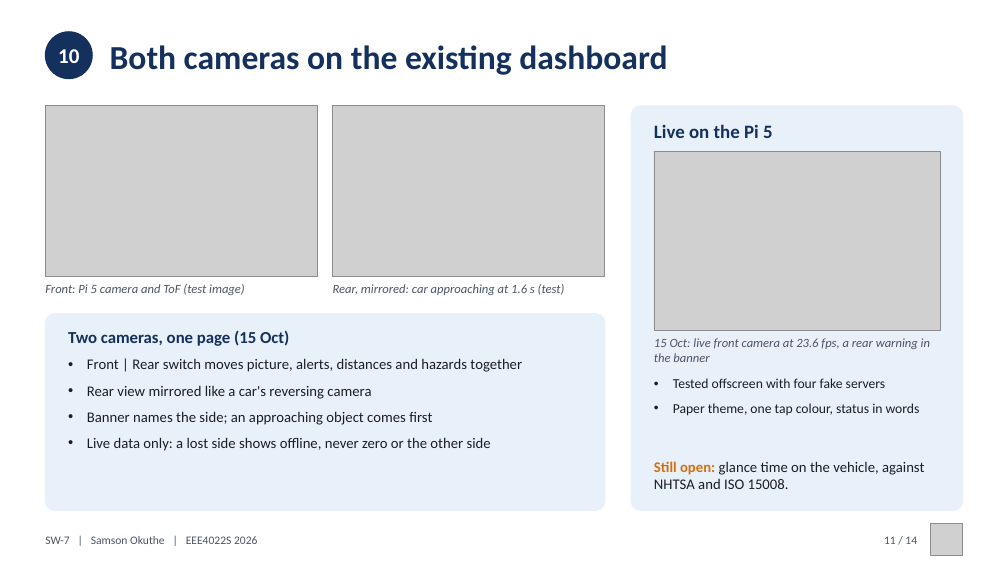
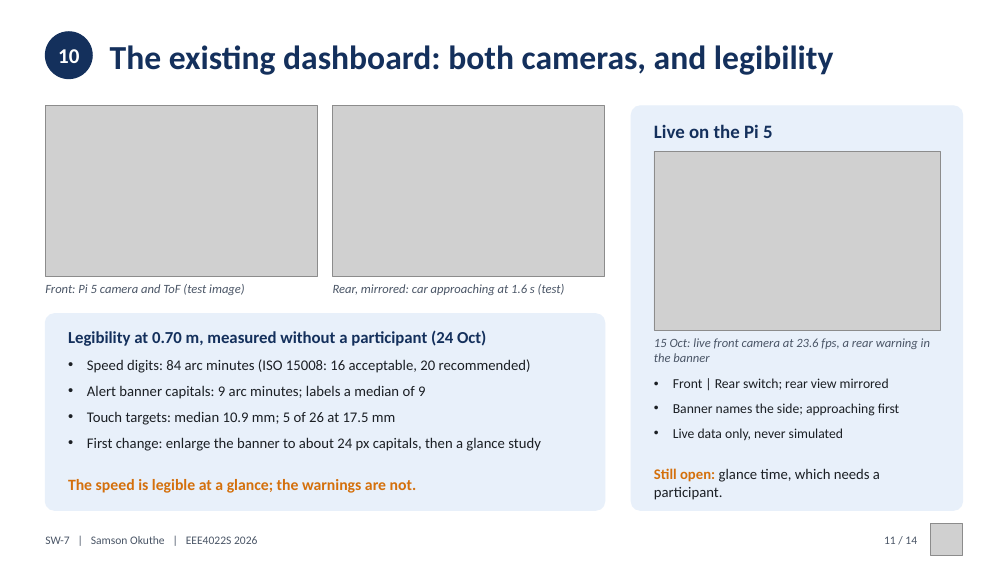
Before and after one commit to 0geder/Tukzie-HPEC-HUD, a slide deck: slide 11 of Presentation/SW7_Final_Presentation.pptx. Drawn at 1008x567 pixels with LibreOffice and Linux fonts; fonts in the diff are those of the drawing; grey boxes stand for pictures. Boxes give left, top, right and bottom in pixels: in the first picture for what was removed or moved away, otherwise in the second. Text is boxed around its words. In the diff, an @@ line names an element or a change of style, - is before the commit and + after.

Commit message:
Presentation: deck and poster updated with the 23 Oct stand runs, mounted calibration, phone GNSS, legibility measurement and the Monday road plan

```diff
--- a/Presentation/SW7_Final_Presentation.pptx
+++ b/Presentation/SW7_Final_Presentation.pptx
@@ text at [110,45,834,75]: text changed @@
-Both cameras on the existing dashboard
+The existing dashboard: both cameras, and legibility
@@ text at [68,330,486,346]: text changed @@
-Two cameras, one page (15 Oct)
+Legibility at 0.70 m, measured without a participant (24 Oct)
@@ text at [87,359,541,451]: text changed @@
-• Front | Rear switch moves picture, alerts, distances and hazards together
-• Rear view mirrored like a car's reversing camera
-• Banner names the side; an approaching object comes first
-• Live data only: a lost side shows offline, never zero or the other side
+• Speed digits: 84 arc minutes (ISO 15008: 16 acceptable, 20 recommended)
+• Alert banner capitals: 9 arc minutes; labels a median of 9
+• Touch targets: median 10.9 mm; 5 of 26 at 17.5 mm
+• First change: enlarge the banner to about 24 px capitals, then a glance study
@@ text removed at [673,378,920,416] @@
-• Tested offscreen with four fake servers
-• Paper theme, one tap colour, status in words
@@ text added at [673,378,899,441], 13 pt, text #1B1F24 @@
+• Front | Rear switch; rear view mirrored
+• Banner names the side; approaching first
+• Live data only, never simulated
@@ text added at [68,479,417,493], 15 pt, text #D4700C, bold @@
+The speed is legible at a glance; the warnings are not.
@@ text at [654,468,880,500]: text changed @@
-Still open: glance time on the vehicle, against NHTSA and ISO 15008.
+Still open: glance time, which needs a participant.
```
Also in this commit, not shown: 7 other slides changed, 6 other files.
